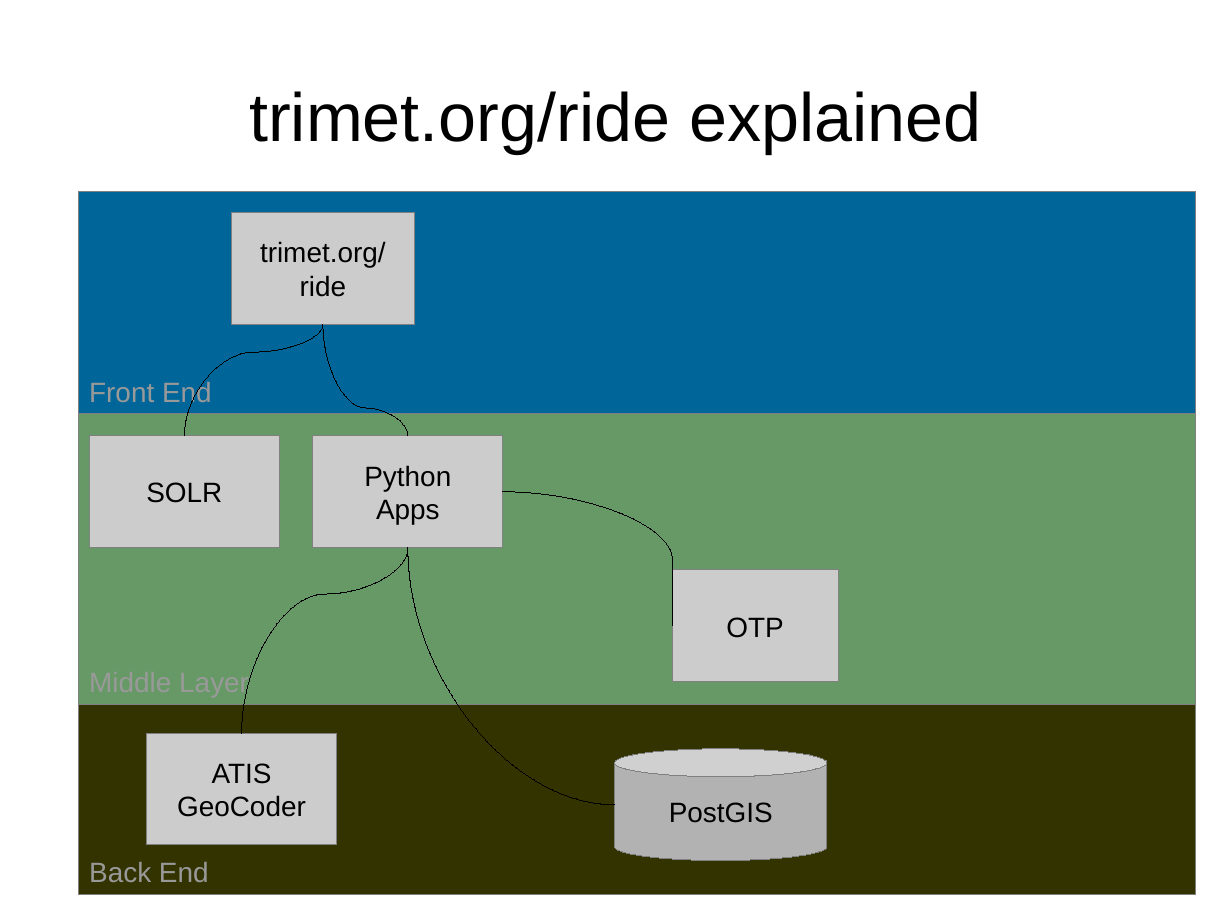
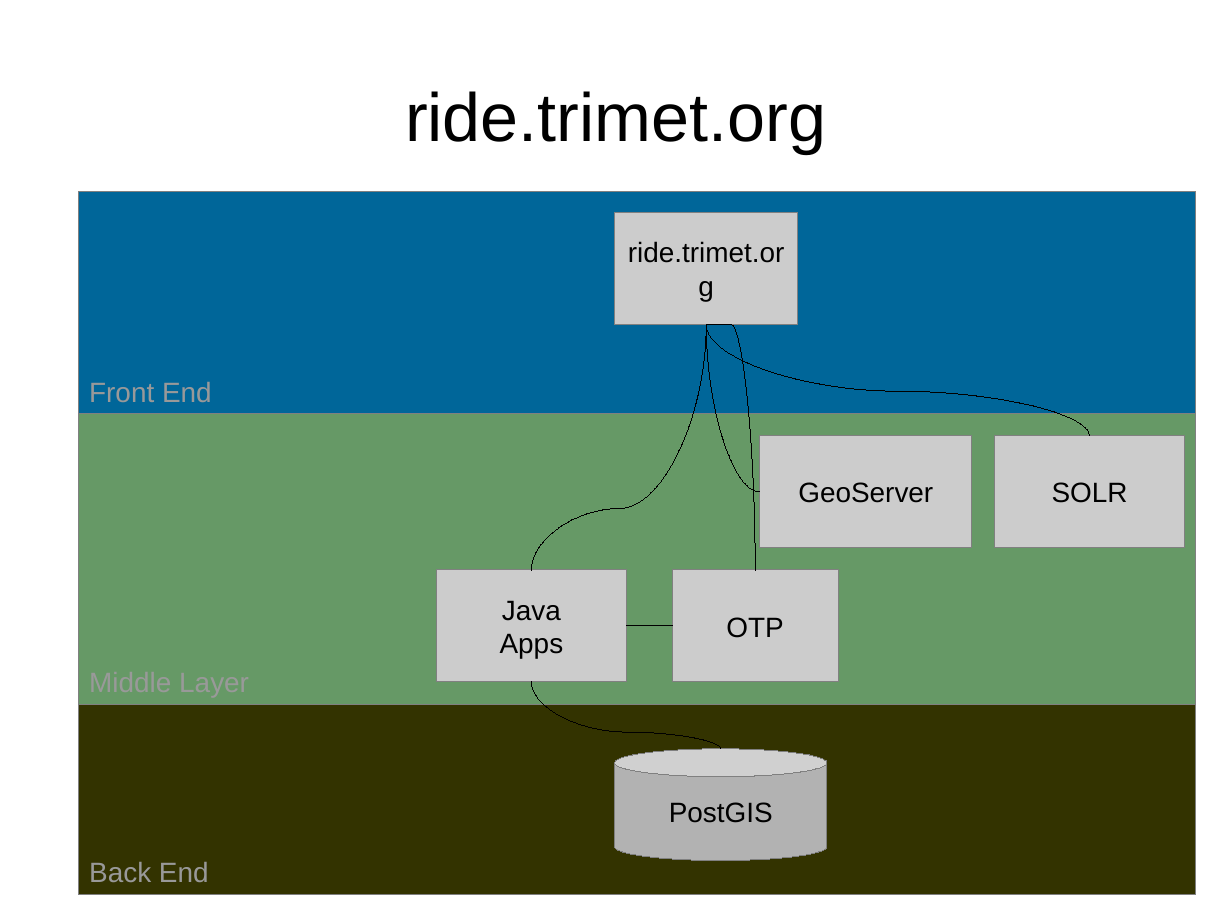
Before and after one commit to OpenTransitTools/loader, a slide deck: slide 7 of docs/trimet/TriMet Trip Planning Architecture.odp (slide 5 before the commit). Drawn at 1232x924 pixels with LibreOffice and Linux fonts; fonts in the diff are those of the drawing. Boxes give left, top, right and bottom in pixels: in the first picture for what was removed or moved away, otherwise in the second. Text is boxed around its words. In the diff, an @@ line names an element or a change of style, - is before the commit and + after.

```diff
--- a/docs/trimet/TriMet Trip Planning Architecture.odp
+++ b/docs/trimet/TriMet Trip Planning Architecture.odp
@@ text in rectangle at <box>405,91,826,153</box>: text changed @@
-trimet.org/ride
+ride.trimet.org
@@ rectangle "ride.trimet.org": place and size @@
-rectangle "ride.trimet.org" at <box>231,212,415,324</box>
+rectangle "ride.trimet.org" at <box>615,212,798,324</box>
@@ title at <box>628,241,785,263</box>: text changed @@
-trimet.org/ride explained
+ride.trimet.org
@@ curved line removed from (323, 324) to (184, 436) @@
@@ curved line removed from (408, 436) to (323, 324) @@
@@ curved line moved from (503, 492) - (673, 626) to (532, 570) - (707, 324) @@
@@ curved line added from (1090, 436) to (707, 324), #000000 0 pt @@
@@ curved line added from (756, 570) to (707, 324), #000000 0 pt @@
@@ curved line added from (760, 492) to (707, 324), #000000 0 pt @@
@@ rectangle removed at <box>313,436,503,548</box> @@
-Python
-Apps
@@ rectangle added at <box>760,436,973,548</box>, fill #CCCCCC, outline #808080 0 pt, 18 pt, text #000000 @@
+GeoServer
@@ rectangle "SOLR": place and size @@
-rectangle "SOLR" at <box>89,436,279,548</box>
+rectangle "SOLR" at <box>995,436,1185,548</box>
@@ curved line removed from (408, 548) to (241, 733) @@
@@ rectangle added at <box>437,570,627,682</box>, fill #CCCCCC, outline #808080 0 pt, 18 pt, text #000000 @@
+Java
+Apps
@@ curved line added from (627, 626) to (673, 626), #000000 0 pt @@
@@ text in rectangle at <box>179,673,249,698</box>: text removed @@
-Middle Layer
@@ curved line moved from (615, 805) - (408, 548) to (721, 749) - (532, 682) @@
@@ rectangle removed at <box>146,733,337,845</box> @@
-ATIS
-GeoCoder
```
Also in this commit, not shown: 3 other slides changed, 1 slide added.
